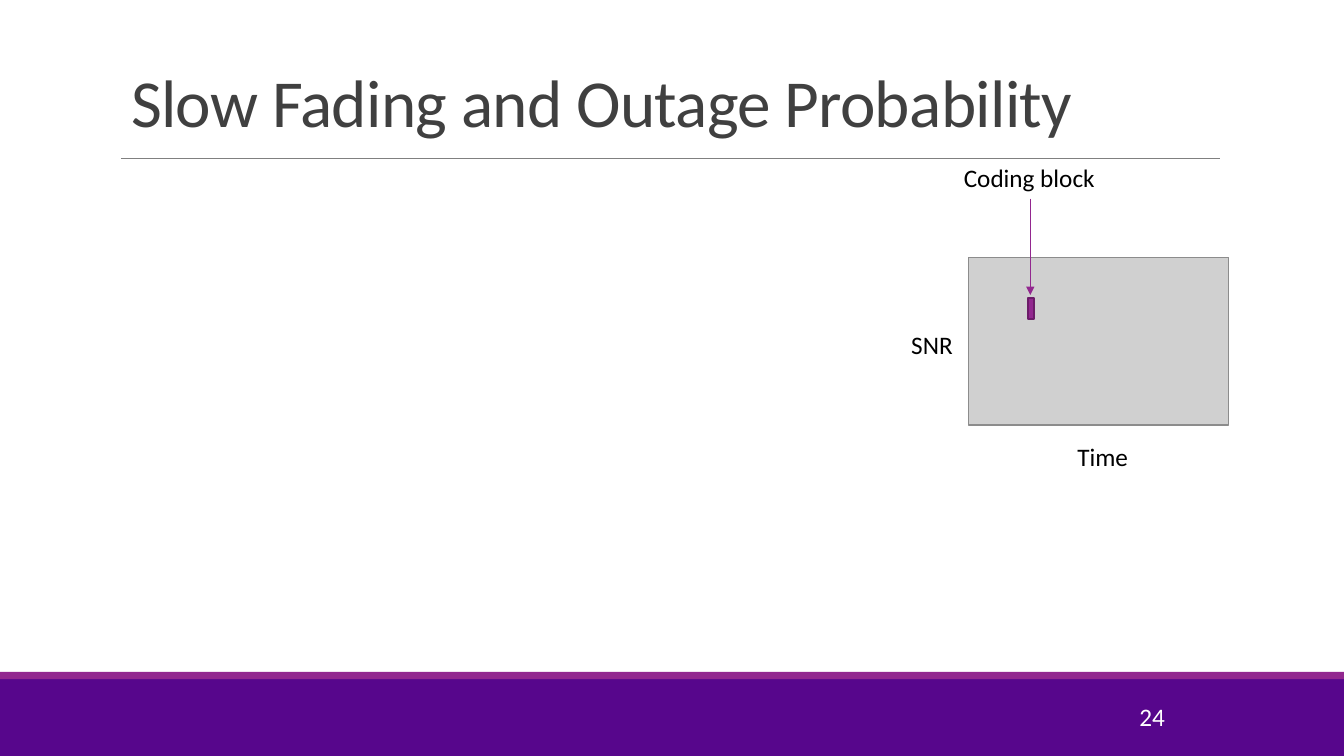
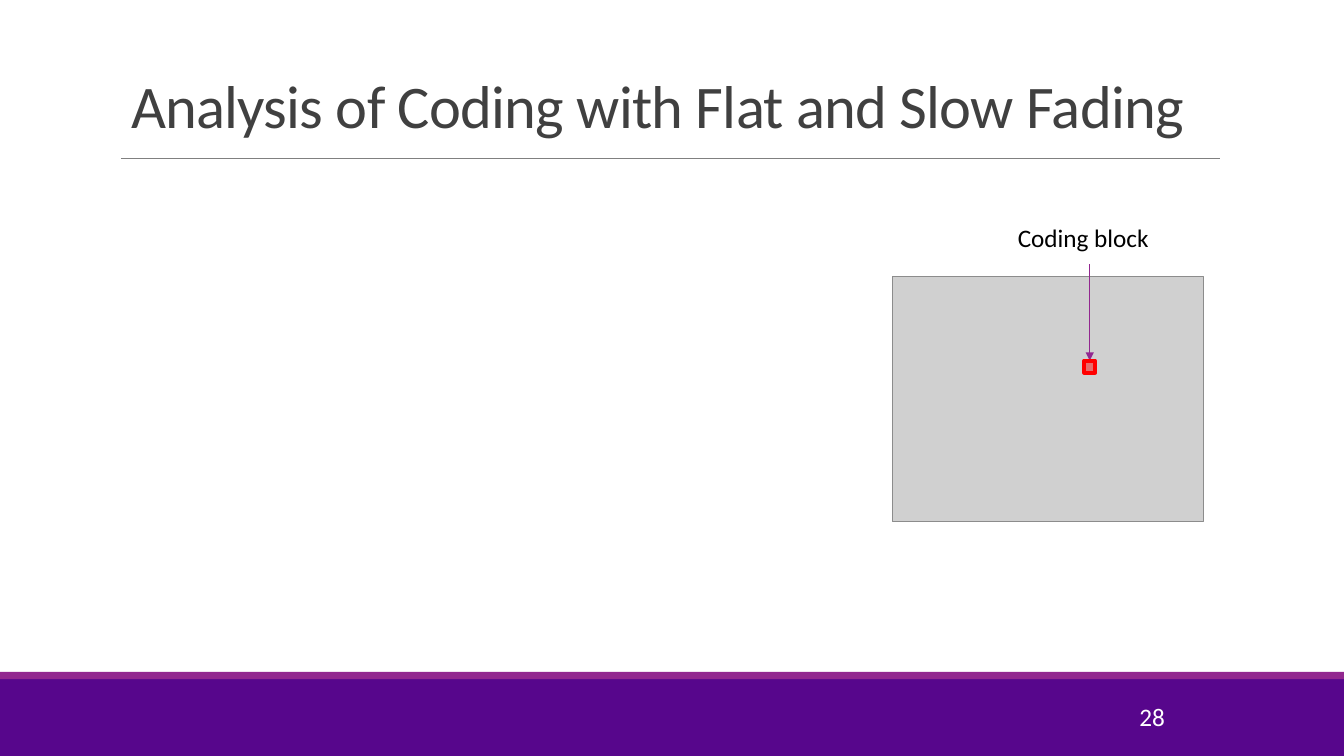
Before and after one commit to sdrangan/wirelesscomm, a slide deck: slide 28 of lectures/Unit04_Coding.pptx (slide 24 before the commit). Drawn at 1344x756 pixels with LibreOffice and Linux fonts; fonts in the diff are those of the drawing; grey boxes stand for pictures; background and template pictures are left out. Boxes give left, top, right and bottom in pixels: in the first picture for what was removed or moved away, otherwise in the second. Text is boxed around its words. In the diff, an @@ line names an element or a change of style, - is before the commit and + after.

```diff
--- a/lectures/Unit04_Coding.pptx
+++ b/lectures/Unit04_Coding.pptx
@@ title at <box>131,86,1183,139</box>: text changed; size 48 to 43.2 pt @@
-Slow Fading and Outage Probability
+Analysis of Coding with Flat and Slow Fading
@@ text "Coding block": place and size @@
-text "Coding block" at <box>964,169,1094,192</box>
+text "Coding block" at <box>1018,229,1148,252</box>
@@ picture removed at <box>968,257,1229,425</box> @@
@@ arrow moved from (1030, 199) - (1030, 295) to (1090, 264) - (1090, 361) @@
@@ picture added at <box>892,276,1204,522</box> @@
@@ rectangle removed at <box>1028,298,1035,320</box> @@
@@ text removed at <box>911,337,952,354</box> @@
-SNR
@@ rectangle added at <box>1085,361,1096,373</box>, fill #FF0000 at 47% opacity, outline #FF0000 3 pt @@
@@ text removed at <box>1077,448,1128,466</box> @@
-Time
@@ page number at <box>1139,708,1165,727</box>: text changed @@
-24
+28
```
Also in this commit, not shown: 9 other slides changed, 7 slides added, 4 other files.
